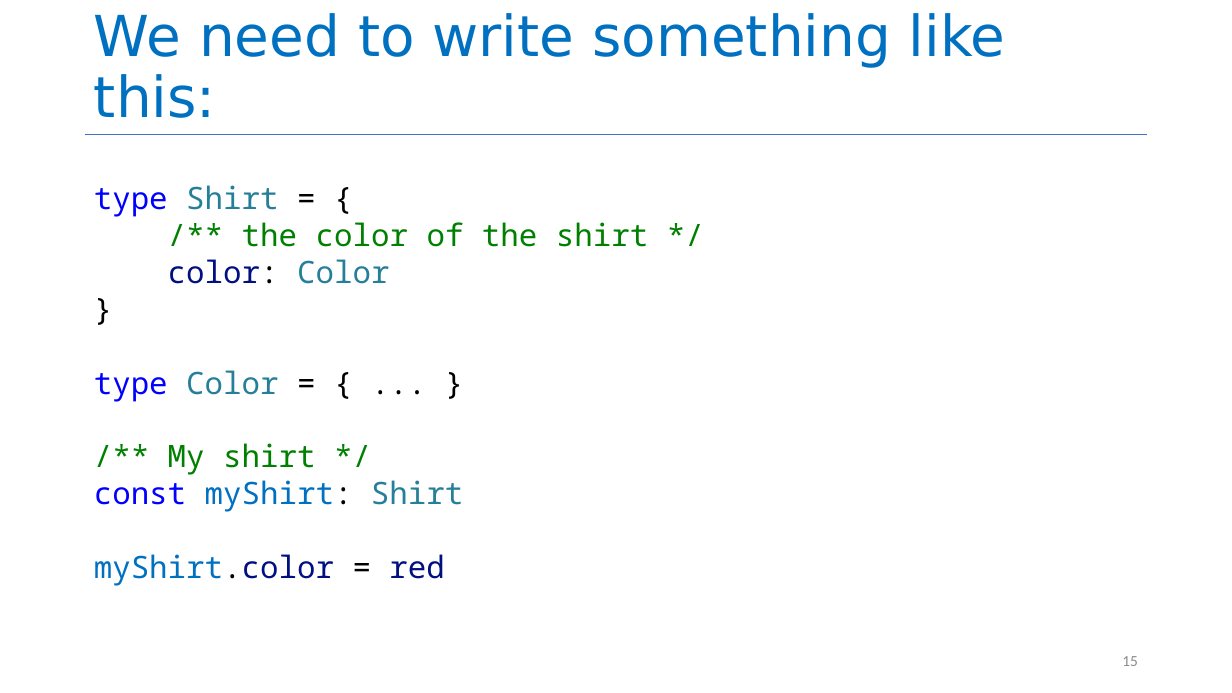
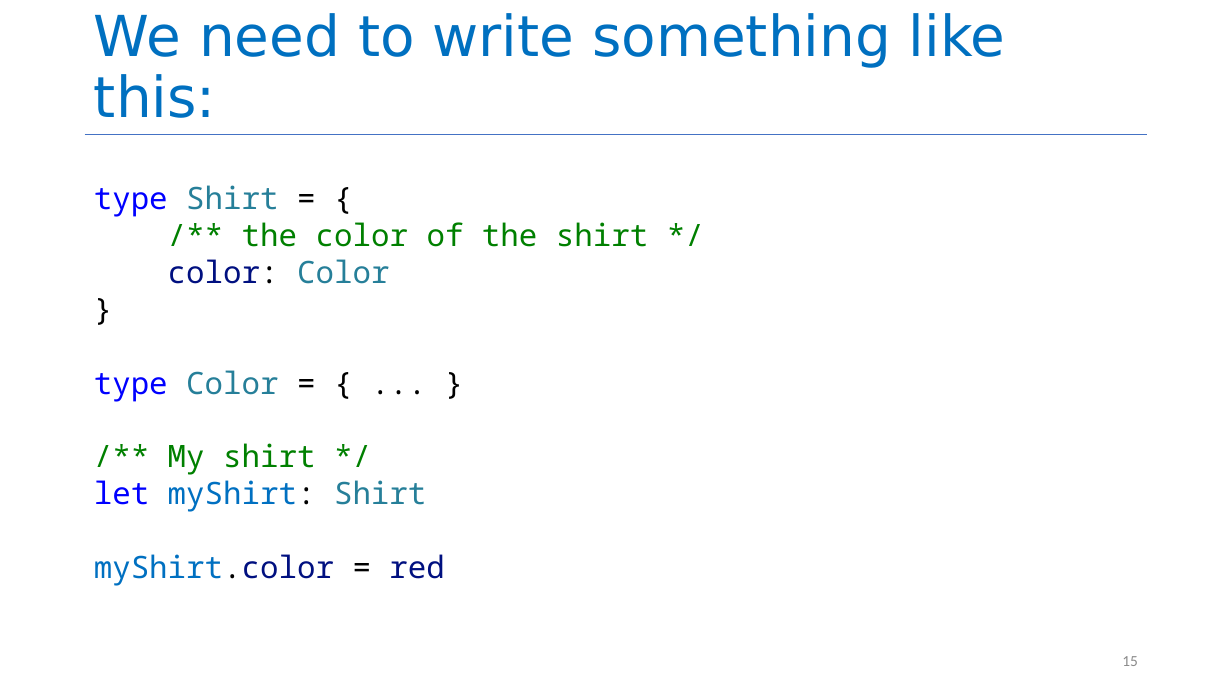
Before and after one commit to neu-se/CS4530-Spring-2023, a slide deck: slide 15 of Slides/Module 03 Code-Level Design Principles.pptx. Drawn at 1232x693 pixels with LibreOffice and Linux fonts; fonts in the diff are those of the drawing. Boxes give left, top, right and bottom in pixels: in the first picture for what was removed or moved away, otherwise in the second. Text is boxed around its words. In the diff, an @@ line names an element or a change of style, - is before the commit and + after.

Commit message:
fixed misc typos in M03 slides

```diff
--- a/Slides/Module 03 Code-Level Design Principles.pptx
+++ b/Slides/Module 03 Code-Level Design Principles.pptx
@@ text at (94, 480, 426, 512): text changed @@
-const myShirt: Shirt
+let myShirt: Shirt
```
Also in this commit, not shown: 7 other slides changed, 1 other file.
